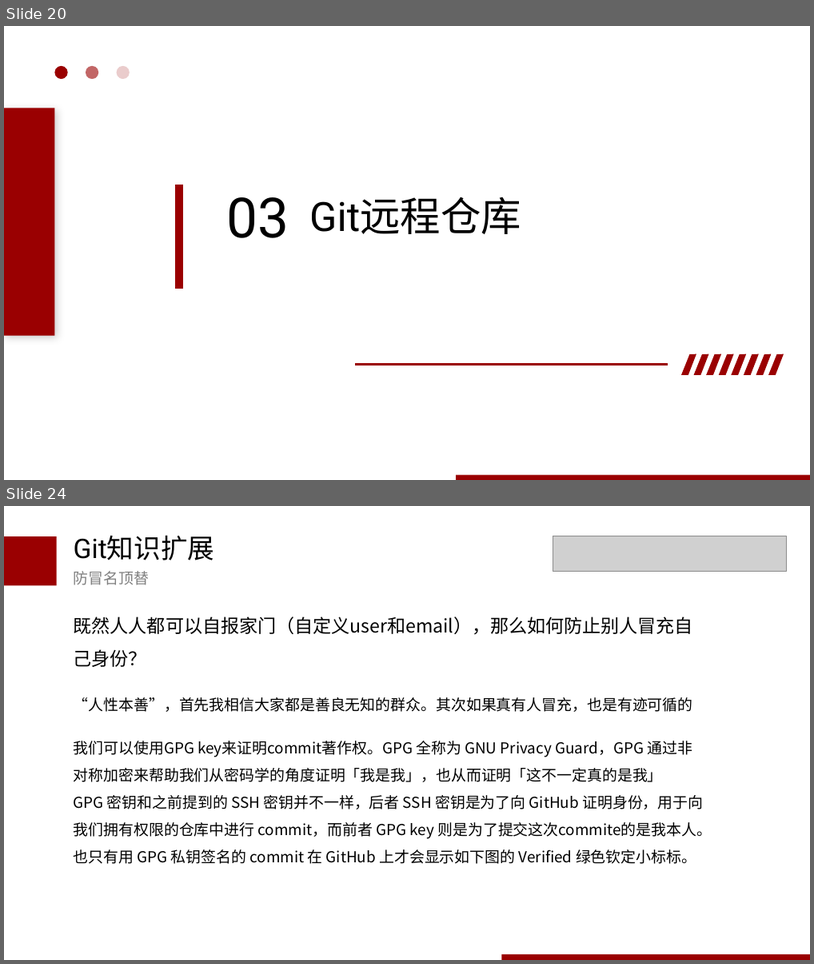
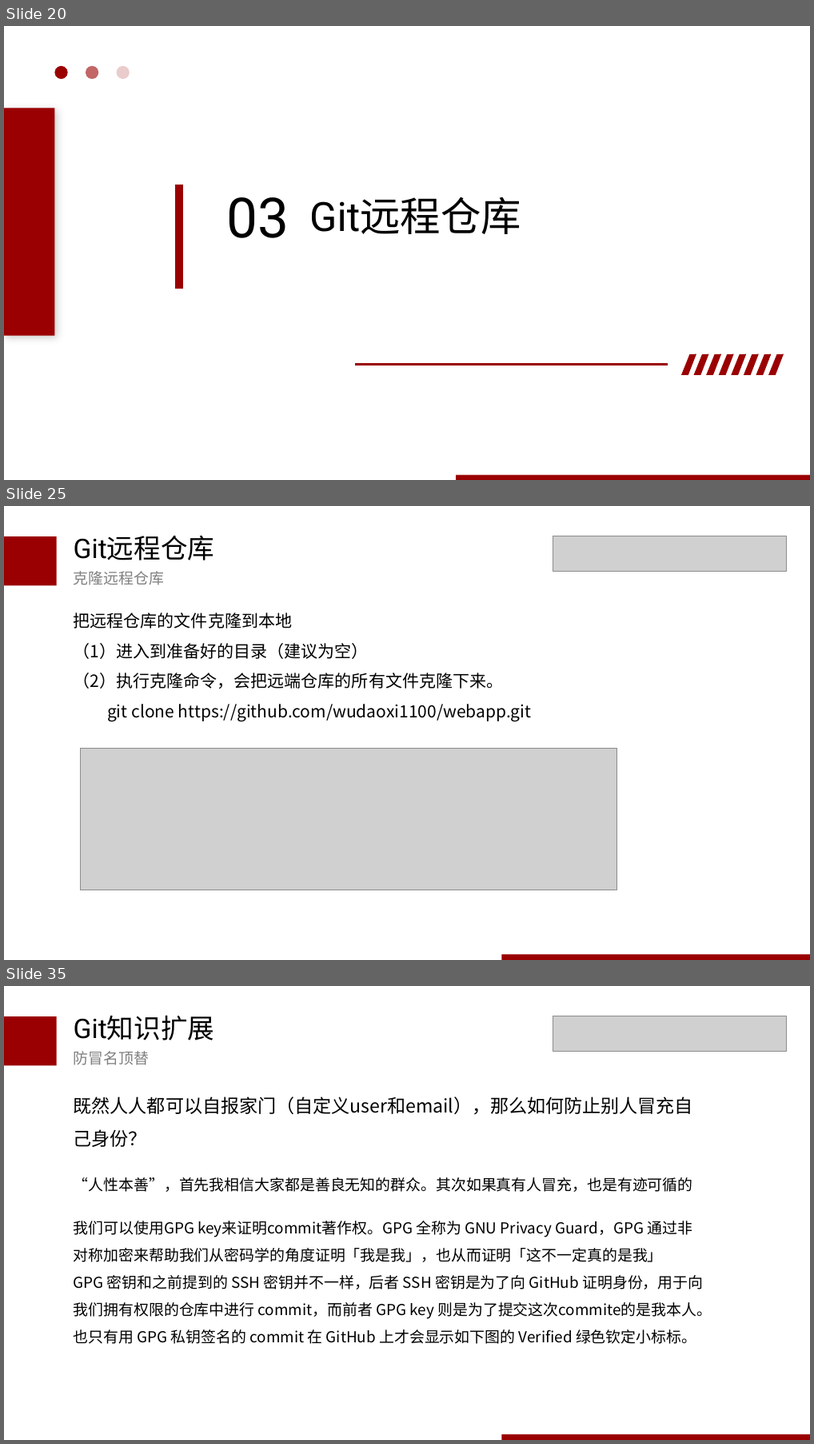
Before and after one commit to wudaoxi1100/blog, a slide deck: ppt/git介绍0325.pptx. Shown one above the other, each under a label of ours: slides 20 and 24 before the commit, slides 20, 25 and 35 after it; the slides between them are not shown. The pictures are 814x964 and 814x1444 pixels, drawn with LibreOffice and Linux fonts; fonts in the diff are those of the drawing; grey boxes stand for pictures. Boxes give left, top, right and bottom in pixels: in the first picture for what was removed or moved away, otherwise in the second. Text is boxed around its words. In the diff, an @@ line names an element or a change of style, - is before the commit and + after.

```diff
--- a/ppt/git介绍0325.pptx
+++ b/ppt/git介绍0325.pptx
@@ slide 25 added at [4, 506, 810, 960], background #FFFFFF @@
@@ rectangle added at [4, 537, 57, 586], fill #9A0001 @@
@@ text added at [74, 536, 215, 560], 32 pt, text #000000 @@
+Git远程仓库
@@ picture added at [554, 536, 787, 572] @@
@@ text added at [74, 571, 164, 585], 18 pt, text #808080 @@
+克隆远程仓库
@@ text added at [74, 612, 532, 721], 20 pt, text #000000 @@
+把远程仓库的文件克隆到本地
+（1）进入到准备好的目录（建议为空）
+（2）执行克隆命令，会把远端仓库的所有文件克隆下来。
+git clone https://github.com/wudaoxi1100/webapp.git
@@ picture added at [80, 748, 618, 890] @@
@@ rectangle added at [502, 954, 810, 960], fill #9A0001 @@
@@ what was slide 24 is now slide 35 @@
```
Also in this commit, not shown: 4 slides changed, 10 other slides added, 1 other file.
